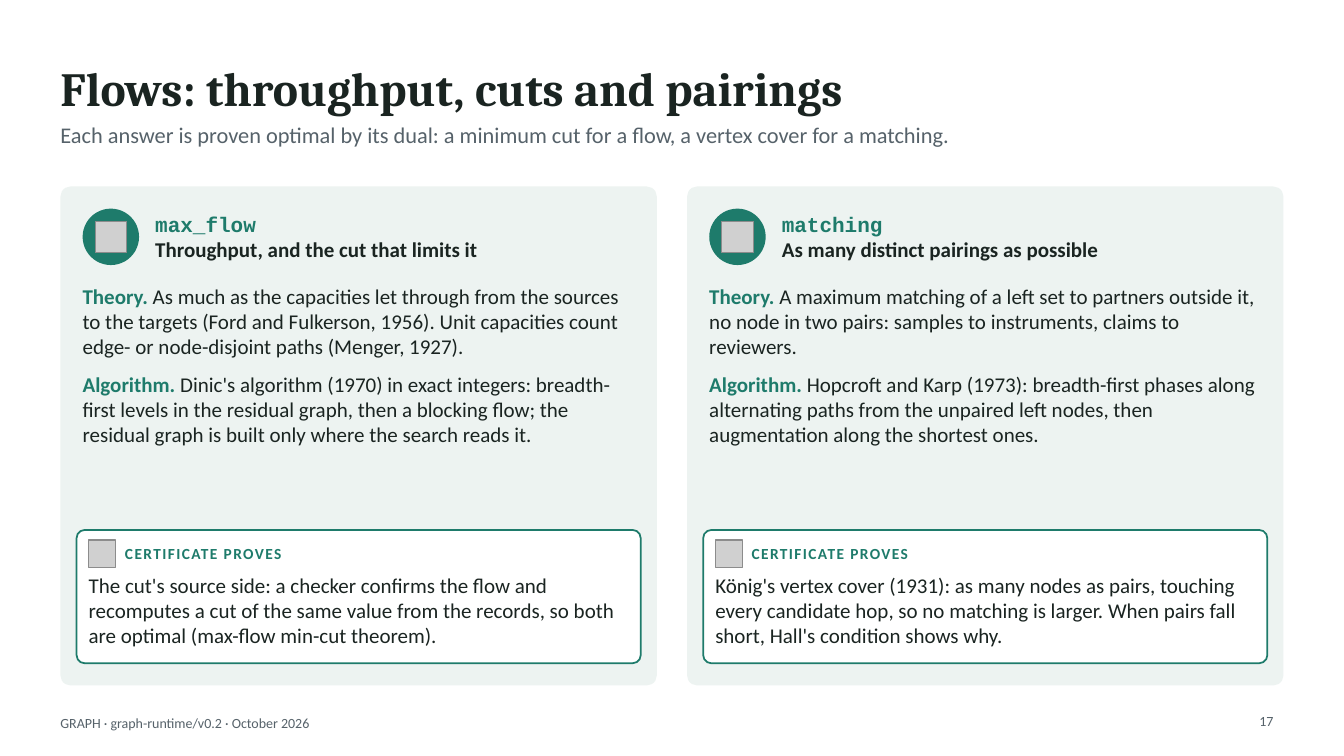
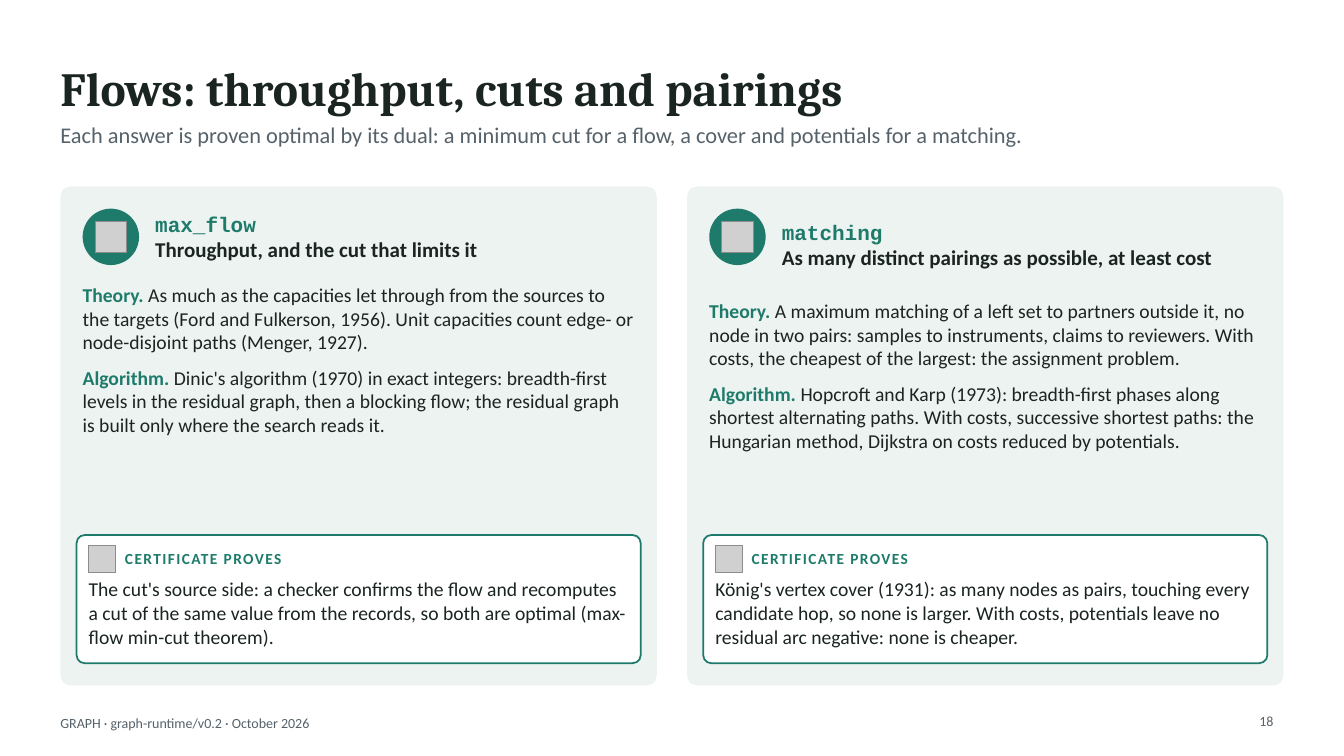
Before and after one commit to hlxin/graph, a slide deck: slide 18 of docs/GRAPH_slides.pptx (slide 17 before the commit). Drawn at 1344x756 pixels with LibreOffice and Linux fonts; fonts in the diff are those of the drawing; grey boxes stand for pictures. Boxes give left, top, right and bottom in pixels: in the first picture for what was removed or moved away, otherwise in the second. Text is boxed around its words. In the diff, an @@ line names an element or a change of style, - is before the commit and + after.

```diff
--- a/docs/GRAPH_slides.pptx
+++ b/docs/GRAPH_slides.pptx
@@ text at bbox=[60, 127, 1022, 147]: text changed @@
-Each answer is proven optimal by its dual: a minimum cut for a flow, a vertex cover for a matching.
+Each answer is proven optimal by its dual: a minimum cut for a flow, a cover and potentials for a matching.
@@ text at bbox=[782, 250, 1211, 269]: text changed @@
-As many distinct pairings as possible
+As many distinct pairings as possible, at least cost
@@ text "Theory. As much as the ..." at bbox=[83, 288, 633, 435]: size 15 to 14 pt @@
@@ text at bbox=[709, 304, 1254, 452]: text changed; size 15 to 14 pt @@
-Theory. A maximum matching of a left set to partners outside it, no node in two pairs: samples to instruments, claims to reviewers.
-Algorithm. Hopcroft and Karp (1973): breadth-first phases along alternating paths from the unpaired left nodes, then augmentation along the shortest ones.
+Theory. A maximum matching of a left set to partners outside it, no node in two pairs: samples to instruments, claims to reviewers. With costs, the cheapest of the largest: the assignment problem.
+Algorithm. Hopcroft and Karp (1973): breadth-first phases along shortest alternating paths. With costs, successive shortest paths: the Hungarian method, Dijkstra on costs reduced by potentials.
@@ rounded rectangle: place and size @@
-rounded rectangle at bbox=[77, 530, 641, 663]
+rounded rectangle at bbox=[77, 535, 641, 663]
@@ rounded rectangle at bbox=[77, 535, 641, 663]: proportions changed @@
@@ rounded rectangle at bbox=[704, 535, 1268, 663]: proportions changed @@
@@ rounded rectangle: place and size @@
-rounded rectangle at bbox=[704, 530, 1268, 663]
+rounded rectangle at bbox=[704, 535, 1268, 663]
@@ 2 pictures, 2 texts: place and size @@
-2 pictures, 2 texts at bbox=[89, 540, 908, 568]
+2 pictures, 2 texts at bbox=[89, 545, 908, 573]
@@ text "The cut's source side: a ..." at bbox=[89, 582, 626, 647]: size 15 to 14 pt @@
@@ text at bbox=[715, 582, 1250, 648]: text changed; size 15 to 14 pt @@
-König's vertex cover (1931): as many nodes as pairs, touching every candidate hop, so no matching is larger. When pairs fall short, Hall's condition shows why.
+König's vertex cover (1931): as many nodes as pairs, touching every candidate hop, so none is larger. With costs, potentials leave no residual arc negative: none is cheaper.
@@ page number at bbox=[1259, 716, 1273, 726]: text changed @@
-17
+18
```
Also in this commit, not shown: 10 other slides changed, 1 slide added, 3 other files.
